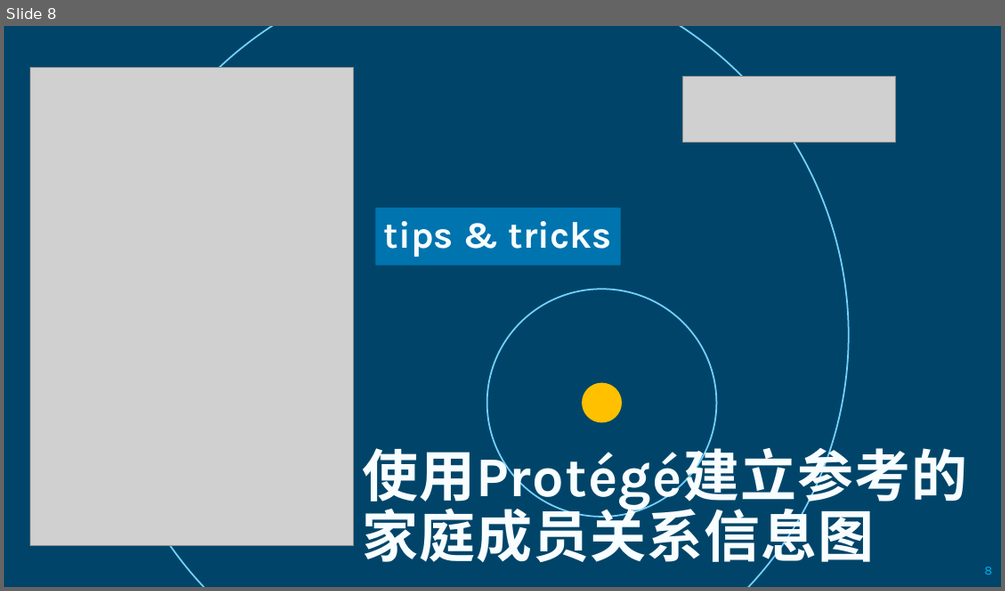
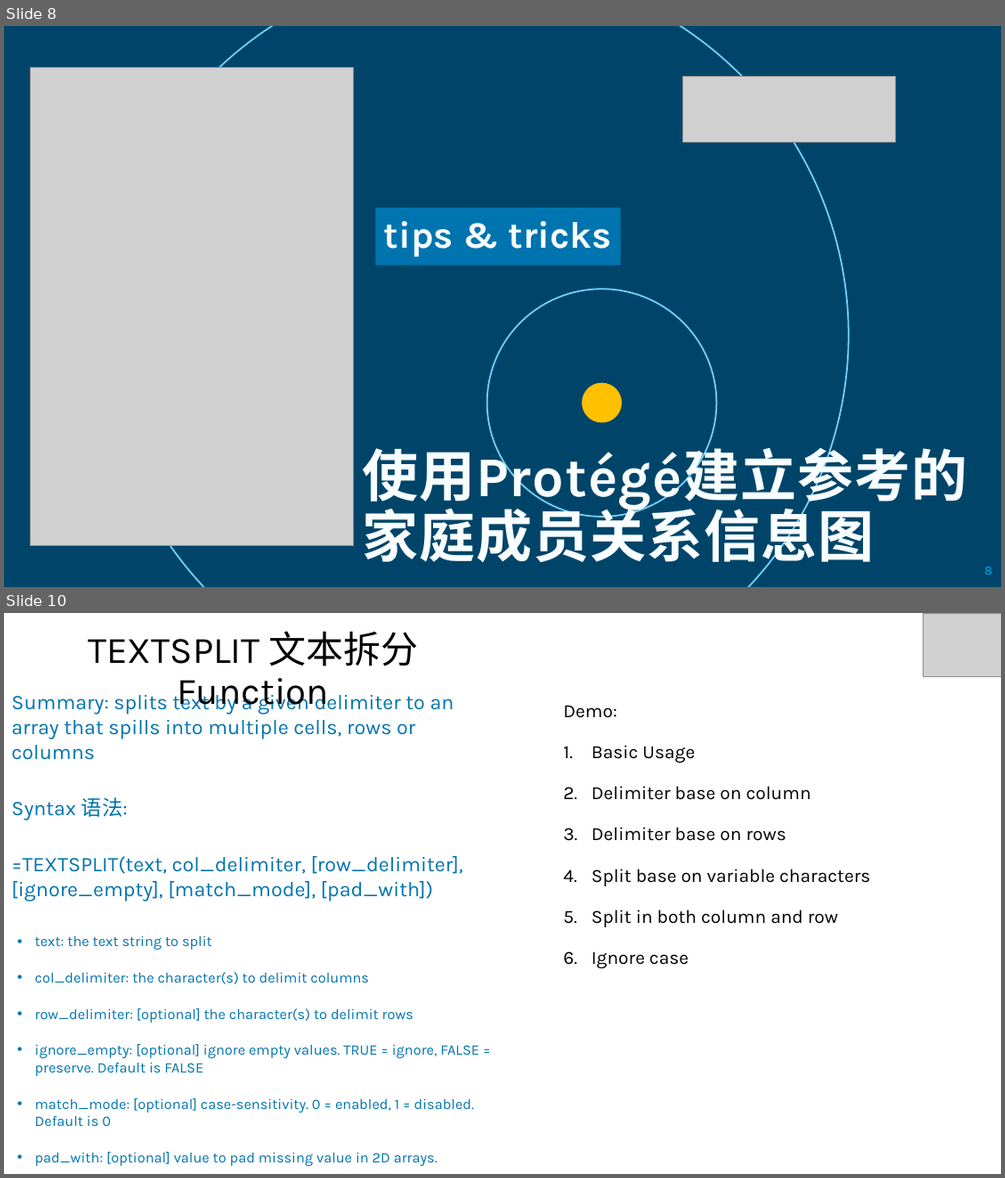
Before and after one commit to yasenstar/self_learning, a slide deck: tool-tips.pptx. Shown one above the other, each under a label of ours: slide 8 before the commit, slides 8 and 10 after it; the slides between them are not shown. The pictures are 1005x591 and 1005x1178 pixels, drawn with LibreOffice and Linux fonts; fonts in the diff are those of the drawing; grey boxes stand for pictures; background and template pictures are left out. Boxes give left, top, right and bottom in pixels: in the first picture for what was removed or moved away, otherwise in the second. Text is boxed around its words. In the diff, an @@ line names an element or a change of style, - is before the commit and + after.

Commit message:
add excel textsplit

```diff
--- a/tool-tips.pptx
+++ b/tool-tips.pptx
@@ slide 10 added at (4, 613, 1001, 1174), background #FFFFFF @@
@@ text added at (88, 631, 419, 714), 36 pt, text #000000 @@
+TEXTSPLIT 文本拆分 Function
@@ picture added at (923, 614, 1001, 676) @@
@@ text added at (11, 691, 479, 1166), 14 pt, text #0074AF @@
+Summary: splits text by a given delimiter to an array that spills into multiple cells, rows or columns
+Syntax 语法:
+=TEXTSPLIT(text, col_delimiter, [row_delimiter], [ignore_empty], [match_mode], [pad_with])
+• text: the text string to split
+• col_delimiter: the character(s) to delimit columns
+• row_delimiter: [optional] the character(s) to delimit rows
+• ignore_empty: [optional] ignore empty values. TRUE = ignore, FALSE = preserve. Default is FALSE
+• match_mode: [optional] case-sensitivity. 0 = enabled, 1 = disabled. Default is 0
+• pad_with: [optional] value to pad missing value in 2D arrays.
@@ text added at (563, 705, 870, 968), 18 pt, text #000000 @@
+Demo:
+1. Basic Usage
+2. Delimiter base on column
+3. Delimiter base on rows
+4. Split base on variable characters
+5. Split in both column and row
+6. Ignore case
```
Also in this commit, not shown: 1 other slide added, 1 other file.
